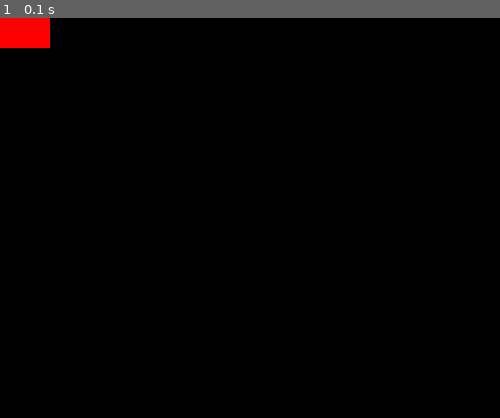
Above: before the commit, frame 1.
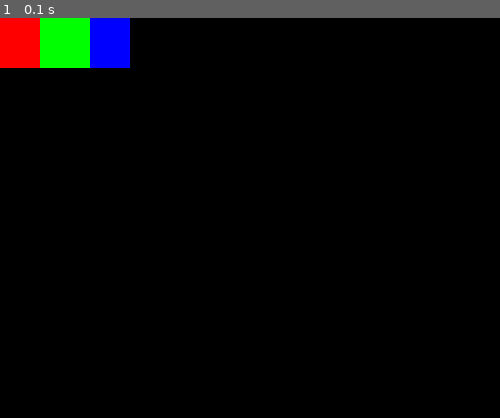
Above: after the commit, the same moment.

Repository: jonaspau/pygame_demo
Game: pygame game, started from hello.py
The game is run twice, just before and just after one commit, with the same random seed, the same clock (stepped at 60 frames per second) and the same inputs.
Inputs:
- Up to frame 1 (0.1 s): no input

The runs differ from the first frame. In frame 1, 2.6% of the frame differs, in the area x 0-26%, y 0-13%.

Commit message:
Added some more rectangles on top of each other

Diff:
--- a/hello.py
+++ b/hello.py
@@ -6,6 +6,12 @@
 
 while True:
     pygame.draw.rect(window, (255, 0, 0),
-                     (0,0,50,30))
+                     (0, 0, 50, 50))
+
+    pygame.draw.rect(window, (0, 0, 255),
+                     (80, 0, 50, 50))
+
+    pygame.draw.rect(window, (0, 255, 0),
+                     (40, 0, 50, 50))
 
     pygame.display.update()
